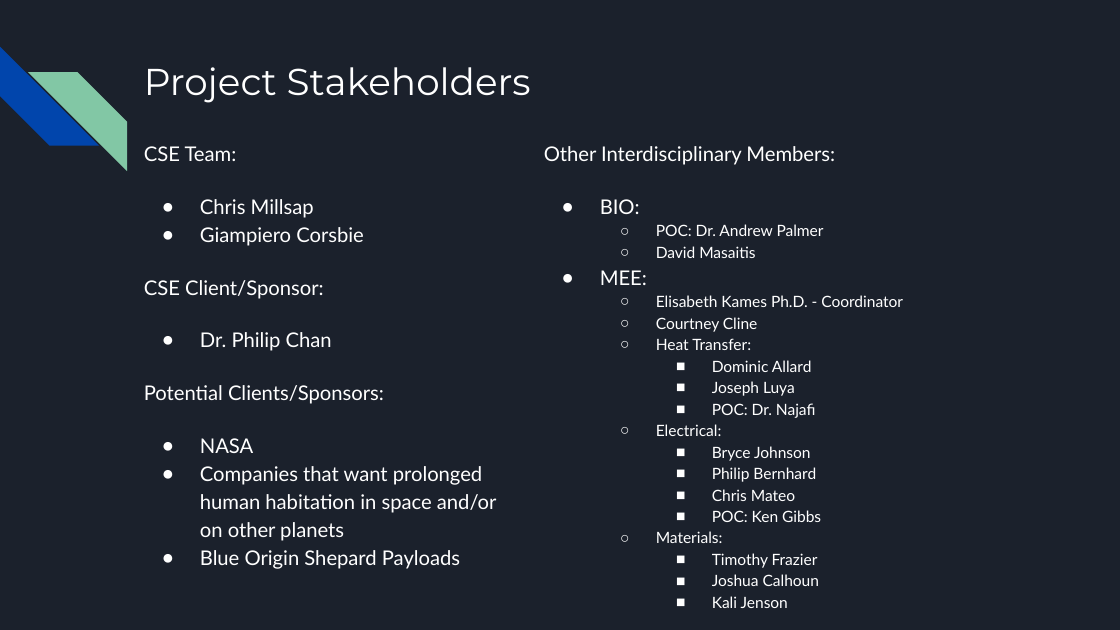
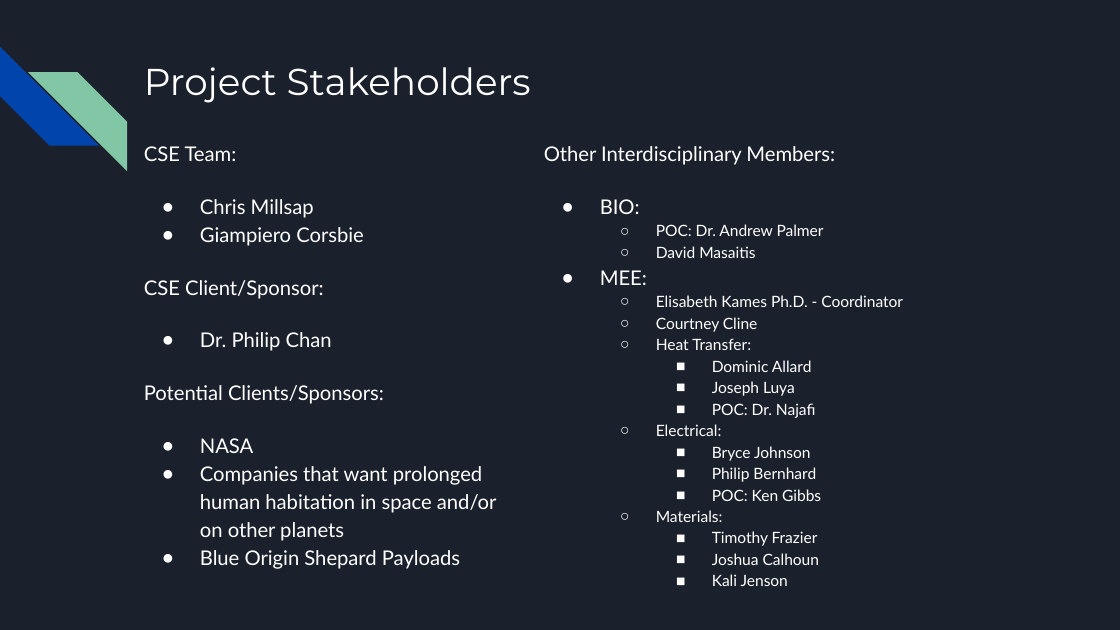
Before and after one commit to killsap/automated-multi-cycle-farming-in-space-website, a slide deck: slide 2 of docs/ProjectPlanPresentation2ndSemester.pptx. Drawn at 1120x630 pixels with LibreOffice and Linux fonts; fonts in the diff are those of the drawing. Boxes give left, top, right and bottom in pixels: in the first picture for what was removed or moved away, otherwise in the second. Text is boxed around its words. In the diff, an @@ line names an element or a change of style, - is before the commit and + after.

```diff
--- a/docs/ProjectPlanPresentation2ndSemester.pptx
+++ b/docs/ProjectPlanPresentation2ndSemester.pptx
@@ text at (x1=712, y1=489, x2=795, y2=501): paragraph removed @@
-    ■ Chris Mateo
```
Also in this commit, not shown: 8 other slides changed, 6 slides added, 1 slide removed.
